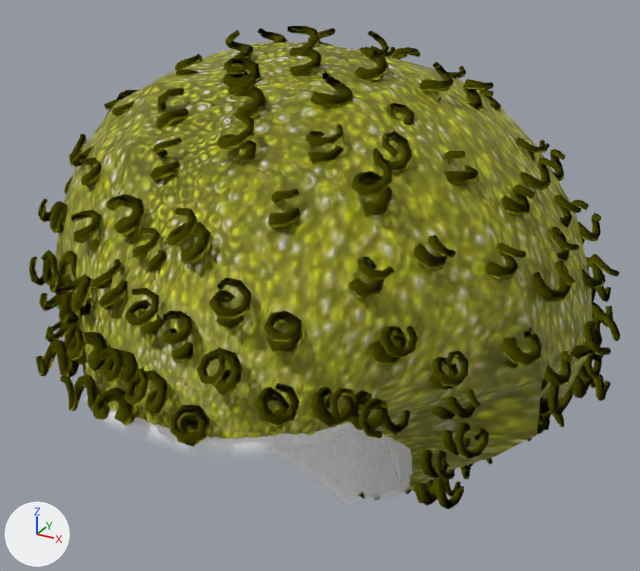
Renders of the glTF model public/avatar/items/hair_afro.glb from each side of a commit.
Before and after are seen from a 50 mm lens placed at (0.196, -0.348, 1.208), pointed at (-0.001, 0.01, 1.029). The axes (+X, +Y, +Z) are drawn at lower left. The lights are the same throughout. The older version comes first. Vertices at exactly the same position are counted once.

The older version as bpy lines, for what is in view:
```python
me_hair_afro_coils = bpy.data.meshes.new('hair_afro_coils')
me_hair_afro_coils.from_pydata(...)  # 15494 vertices, 28830 faces; spans x -0.145..0.146, y -0.145..0.143, z 0.879..1.157
me_hair_afro_coils.materials.append(mat_afro)
me_hair_afro_scalp = bpy.data.meshes.new('hair_afro_scalp')
me_hair_afro_scalp.from_pydata(...)  # 370 vertices, 644 faces; spans x -0.072..0.072, y -0.133..0.067, z 0.861..1.068
me_hair_afro_scalp.materials.append(mat_hair_afro_mat)  # picture img_image_0
me_hair_afro_volume = bpy.data.meshes.new('hair_afro_volume')
me_hair_afro_volume.from_pydata(...)  # 364 vertices, 636 faces; spans x -0.131..0.135, y -0.134..0.134, z 0.861..1.15
me_hair_afro_volume.materials.append(mat_volume)
ob_hair_afro_coils = bpy.data.objects.new('hair_afro_coils', me_hair_afro_coils)
ob_hair_afro_coils.location = (0.0, 0.0, 0.0)
ob_hair_afro_scalp = bpy.data.objects.new('hair_afro_scalp', me_hair_afro_scalp)
ob_hair_afro_scalp.location = (0.0, 0.0, 0.0)
ob_hair_afro_volume = bpy.data.objects.new('hair_afro_volume', me_hair_afro_volume)
ob_hair_afro_volume.location = (0.0, 0.0, 0.0)
```
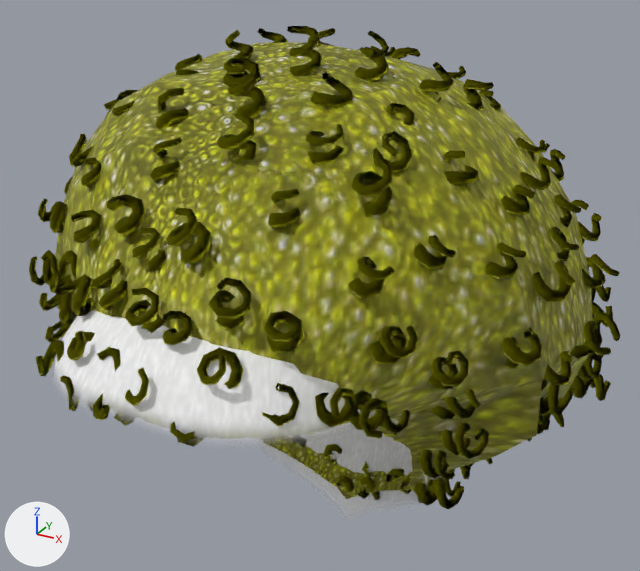
The newer file adds a shape key; the second version is drawn at full value of the shape key 'style_toon' of 'hair_afro_scalp', and the change is written as the vertex moves it makes.

Scene script edits in JSON lines:
```json
{"block": "me_hair_afro_scalp", "where": "# used by ob_hair_afro_scalp; location = (0.0, 0.0, 0.0)"}
{"op": "remove", "block": "me_hair_afro_scalp", "code": "me_hair_afro_scalp.from_pydata(...)  # 370 vertices, 644 faces; spans x -0.072..0.072, y -0.133..0.067, z 0.861..1.068"}
{"op": "add", "block": "me_hair_afro_scalp", "code": "me_hair_afro_scalp.from_pydata(...)  # 370 vertices, 644 faces; spans x -0.084..0.085, y -0.142..0.076, z 0.853..1.089"}
{"block": "me_hair_afro_scalp", "change": "me_hair_afro_scalp part 1: 370 of 370 vertices moved; they spanned x -0.072..0.072, y -0.133..0.067, z 0.861..1.068 and now span x -0.084..0.085, y -0.142..0.076, z 0.853..1.089; mean shift (0.0, 0.004, 0.006)"}
```

Pixel boxes [x1, y1, x2, y2] of what changed, in the pictures (640 x 571 px):
```json
{"object": "hair_afro_scalp", "change": "reshaped", "before": [108, 408, 413, 505], "after": [54, 310, 455, 515]}
```
